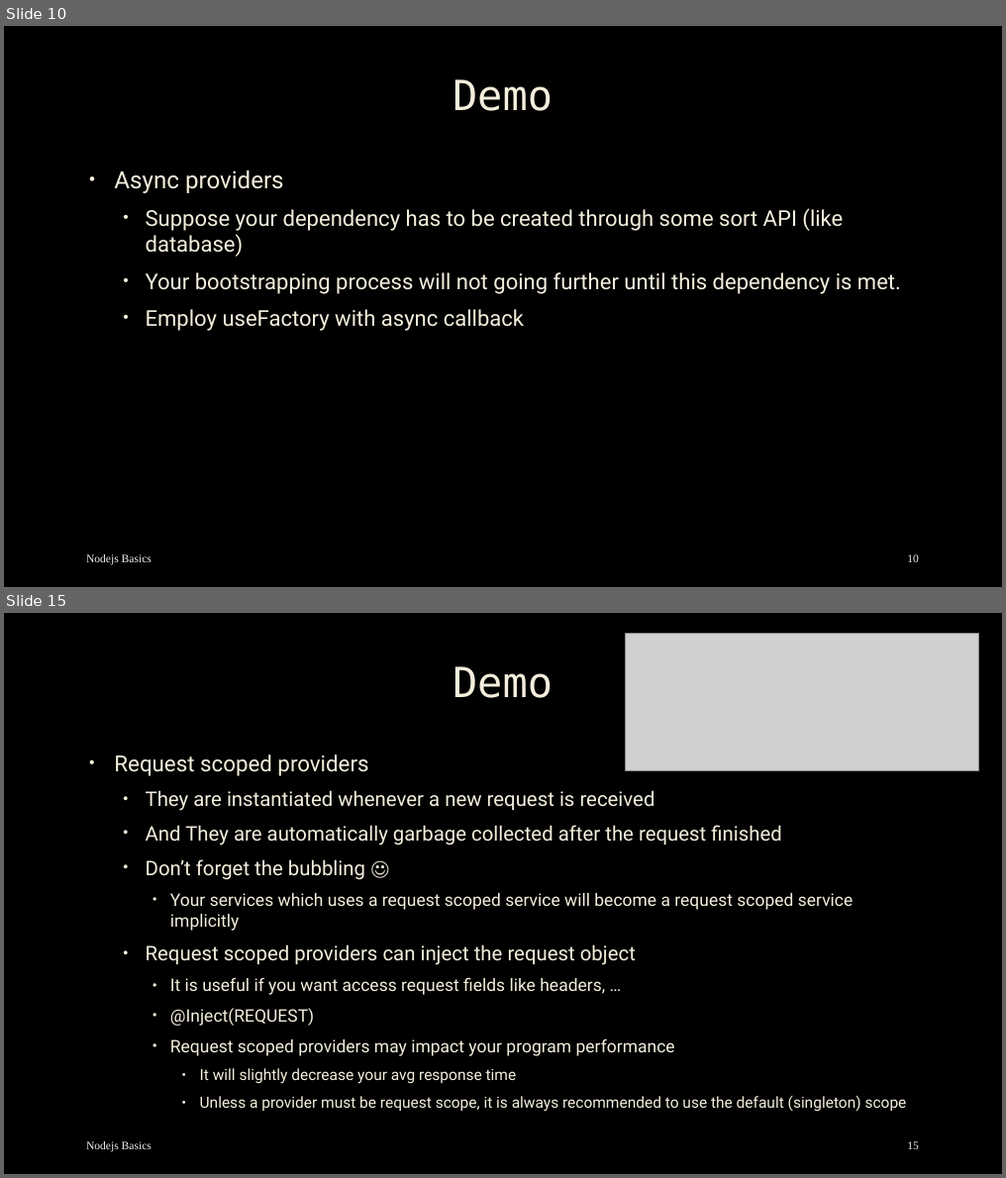
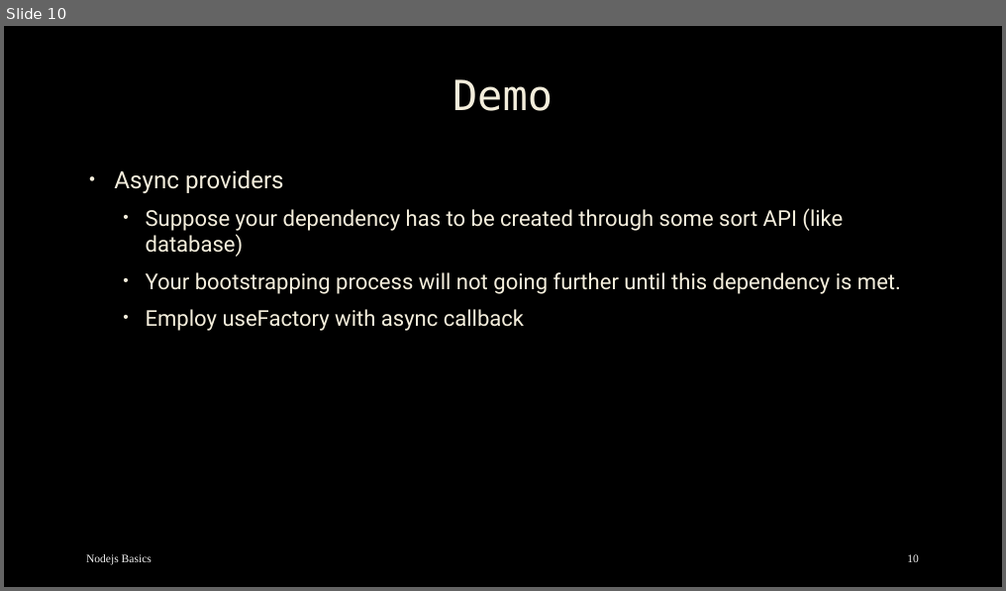
Before and after one commit to mostafa8026/nestjs-course, a slide deck: nestjs/nestjs-04.pptx. Shown one above the other, each under a label of ours: slides 10 and 15 before the commit, slide 10 after it; the slides between them are not shown. The pictures are 1006x1178 and 1006x591 pixels, drawn with LibreOffice and Linux fonts; fonts in the diff are those of the drawing; grey boxes stand for pictures; background and template pictures are left out. Boxes give left, top, right and bottom in pixels: in the first picture for what was removed or moved away, otherwise in the second. Text is boxed around its words. In the diff, an @@ line names an element or a change of style, - is before the commit and + after.

```diff
--- a/nestjs/nestjs-04.pptx
+++ b/nestjs/nestjs-04.pptx
@@ slide 15 removed at [4, 613, 1002, 1174], background picture (left out) @@
@@ picture removed at [626, 633, 979, 771] @@
@@ title removed at [452, 666, 552, 698] @@
-Demo
@@ text removed at [114, 755, 907, 1112] @@
-• Request scoped providers
-  • They are instantiated whenever a new request is received
-  • And They are automatically garbage collected after the request finished
-  • Don’t forget the bubbling ☺
-    • Your services which uses a request scoped service will become a request scoped service implicitly
-  • Request scoped providers can inject the request object
-    • It is useful if you want access request fields like headers, …
-    • @Inject(REQUEST)
-    • Request scoped providers may impact your program performance
-      • It will slightly decrease your avg response time
-      • Unless a provider must be request scope, it is always recommended to use the default (singleton) scope
@@ text removed at [86, 1142, 152, 1153] @@
-Nodejs Basics
@@ page number removed at [907, 1142, 919, 1150] @@
-15
```
Also in this commit, not shown: 2 slides changed, 4 other slides removed, 2 other files.
